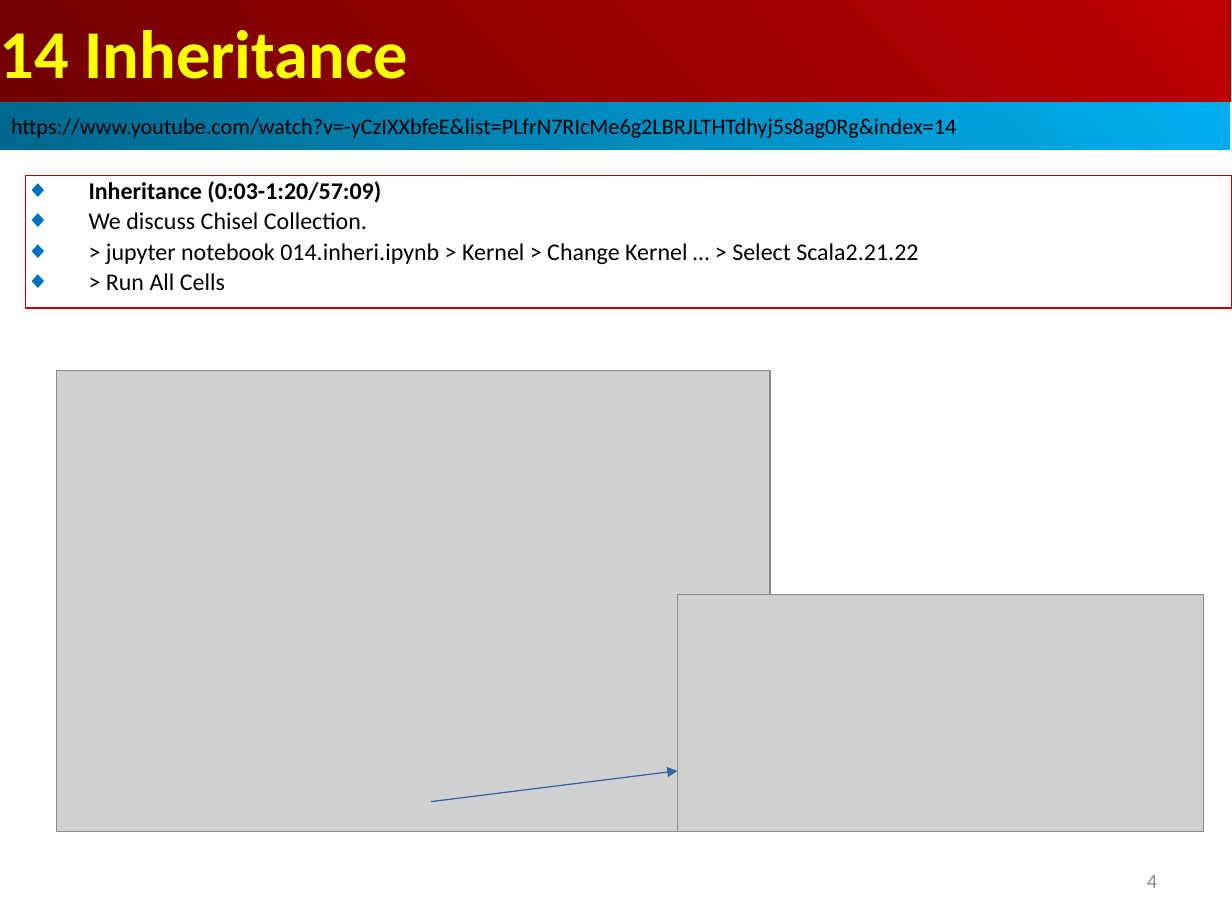
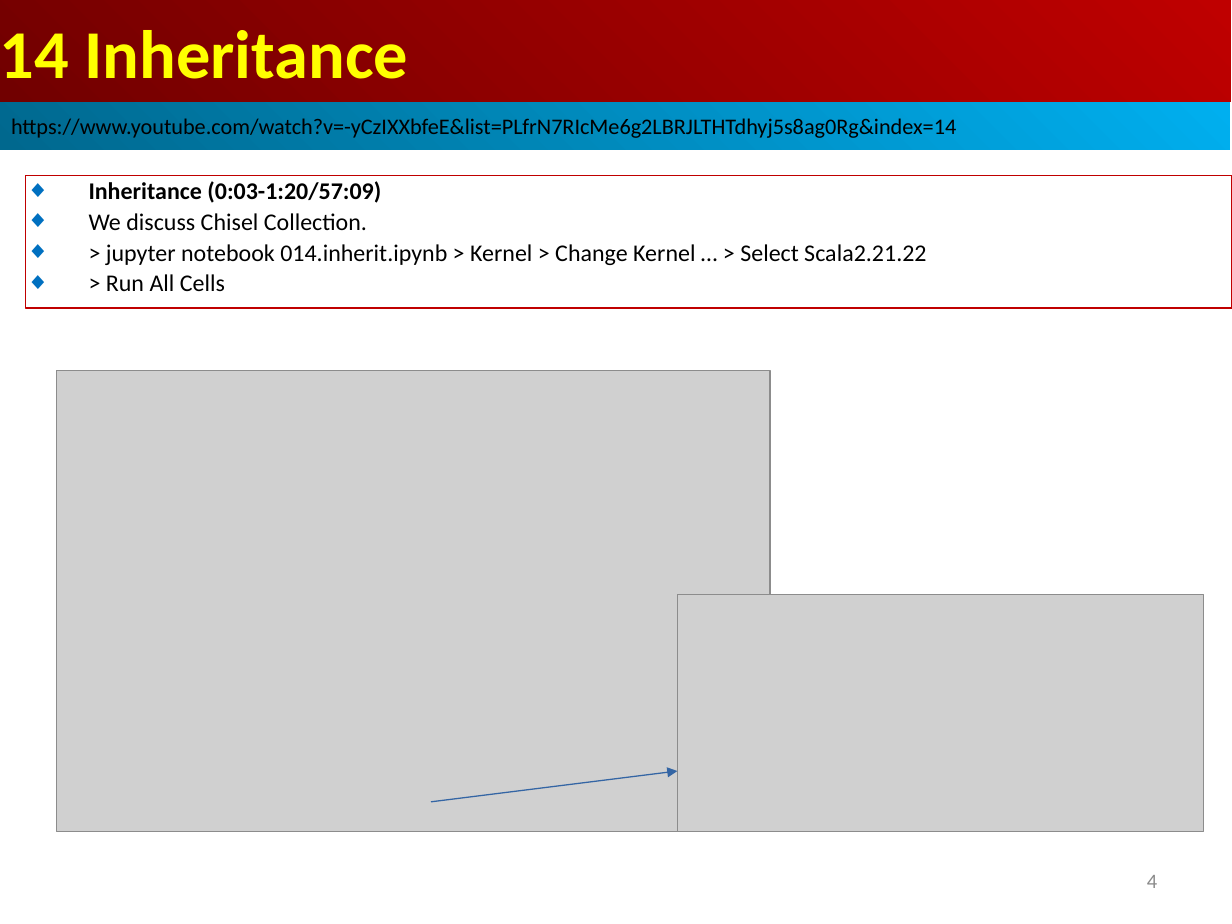
Before and after one commit to peterhchen/AIU_CS800_Chisel, a slide deck: slide 4 of 500_UCSC_HWD/014_Inherit/000_Video/014.Inherit.ppt. Drawn at 1232x924 pixels with LibreOffice and Linux fonts; fonts in the diff are those of the drawing; grey boxes stand for pictures. Boxes give left, top, right and bottom in pixels: in the first picture for what was removed or moved away, otherwise in the second. Text is boxed around its words. In the diff, an @@ line names an element or a change of style, - is before the commit and + after.

```diff
--- a/500_UCSC_HWD/014_Inherit/000_Video/014.Inherit.ppt
+++ b/500_UCSC_HWD/014_Inherit/000_Video/014.Inherit.ppt
@@ text in rectangle at (x1=106, y1=244, x2=926, y2=265): text changed @@
-◆ > jupyter notebook 014.inheri.ipynb > Kernel > Change Kernel … > Select Scala2.21.22
+◆ > jupyter notebook 014.inherit.ipynb > Kernel > Change Kernel … > Select Scala2.21.22
```
